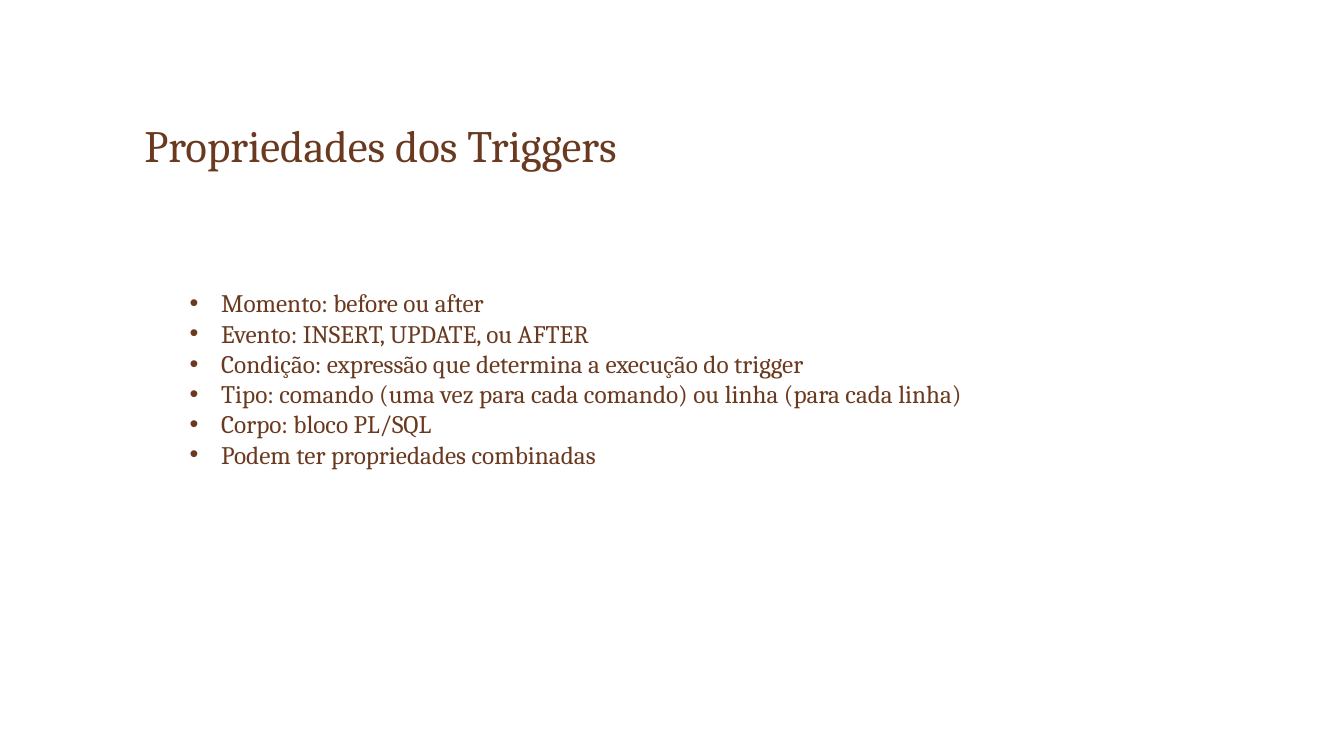
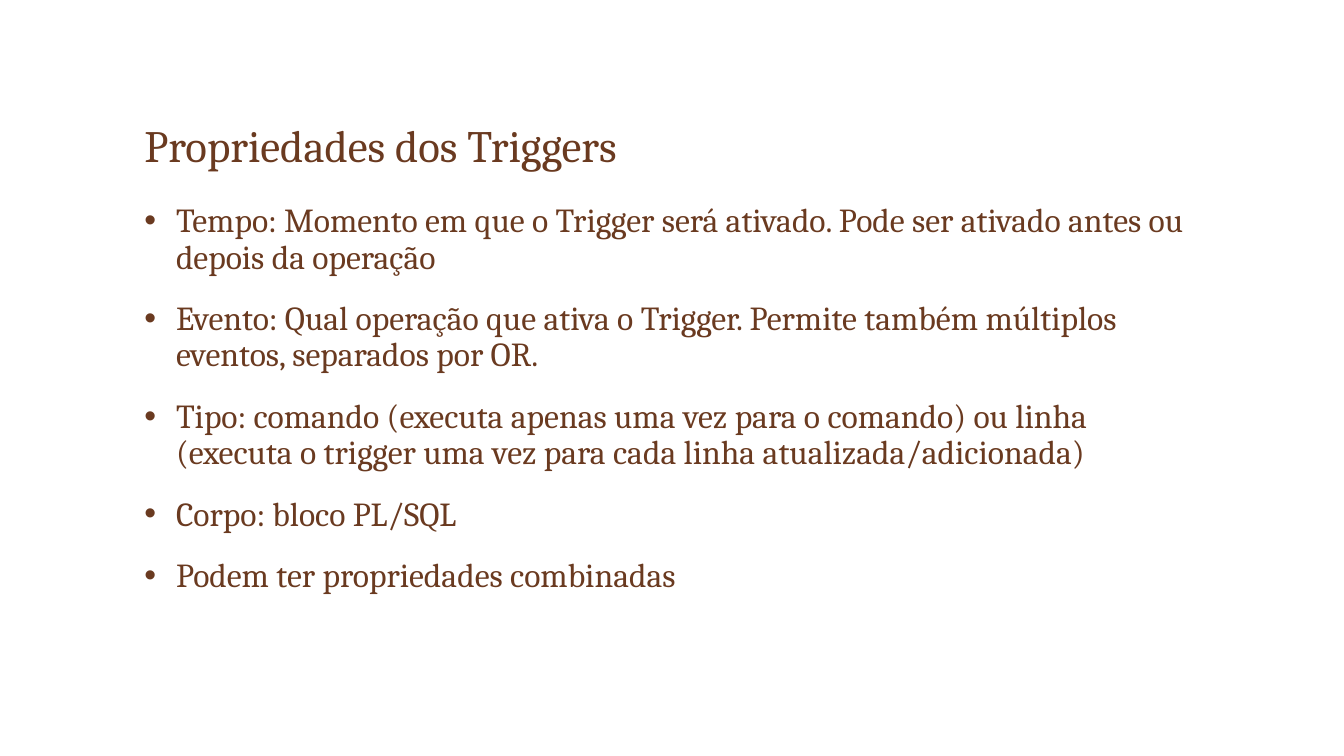
Before and after one commit to robsoncartes/group-vii-triggers, a slide deck: slide 4 of SlideApresentacao/TRIGGERS.pptx. Drawn at 1344x756 pixels with LibreOffice and Linux fonts; fonts in the diff are those of the drawing; background and template pictures are left out. Boxes give left, top, right and bottom in pixels: in the first picture for what was removed or moved away, otherwise in the second. Text is boxed around its words. In the diff, an @@ line names an element or a change of style, - is before the commit and + after.

```diff
--- a/SlideApresentacao/TRIGGERS.pptx
+++ b/SlideApresentacao/TRIGGERS.pptx
@@ text added at (176, 208, 1183, 594), 24 pt, text #6A3A20 @@
+• Tempo: Momento em que o Trigger será ativado. Pode ser ativado antes ou depois da operação
+• Evento: Qual operação que ativa o Trigger. Permite também múltiplos eventos, separados por OR.
+• Tipo: comando (executa apenas uma vez para o comando) ou linha (executa o trigger uma vez para cada linha atualizada/adicionada)
+• Corpo: bloco PL/SQL
+• Podem ter propriedades combinadas
@@ text removed at (221, 294, 961, 470) @@
-• Momento: before ou after
-• Evento: INSERT, UPDATE, ou AFTER
-• Condição: expressão que determina a execução do trigger
-• Tipo: comando (uma vez para cada comando) ou linha (para cada linha)
-• Corpo: bloco PL/SQL
-• Podem ter propriedades combinadas
```
Also in this commit, not shown: 1 other slide changed, 7 slides added, 12 slides removed, 5 other files.
